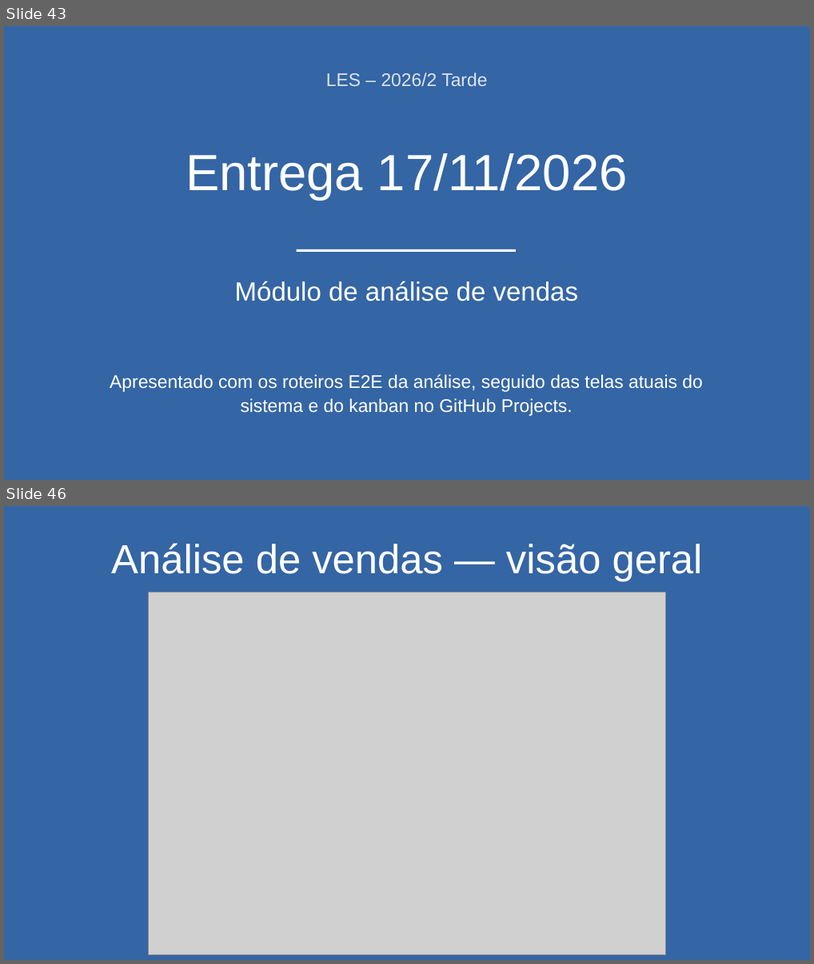
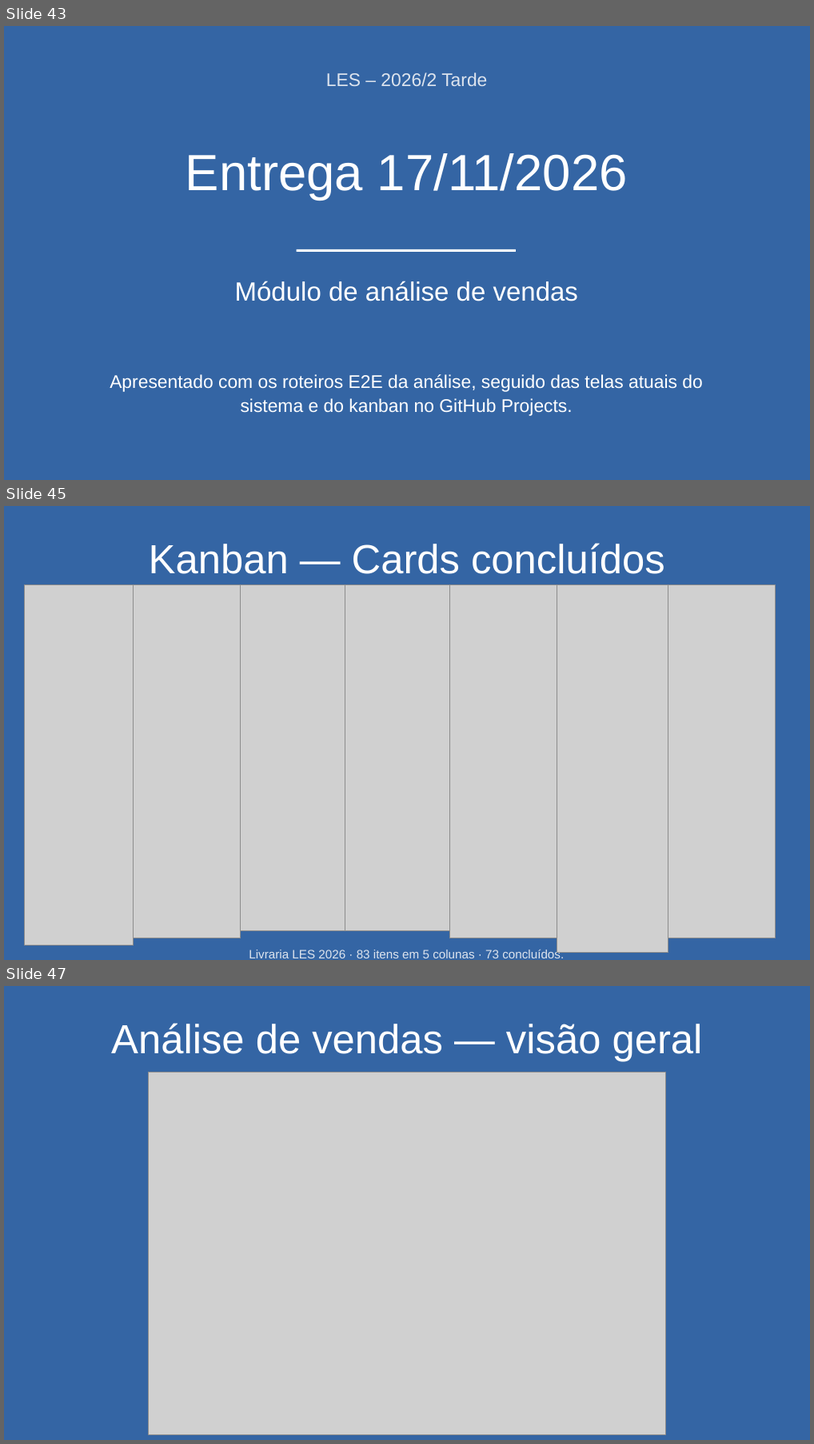
Before and after one commit to matheuskkg/les, a slide deck: docs/entregas/pptxs/17-11/17-11.pptx. Shown one above the other, each under a label of ours: slides 43 and 46 before the commit, slides 43, 45 and 47 after it; the slides between them are not shown. The pictures are 814x964 and 814x1444 pixels, drawn with LibreOffice and Linux fonts; fonts in the diff are those of the drawing; grey boxes stand for pictures. Boxes give left, top, right and bottom in pixels: in the first picture for what was removed or moved away, otherwise in the second. Text is boxed around its words. In the diff, an @@ line names an element or a change of style, - is before the commit and + after.

```diff
--- a/docs/entregas/pptxs/17-11/17-11.pptx
+++ b/docs/entregas/pptxs/17-11/17-11.pptx
@@ slide 45 added at (4,506,810,960), background #3465A4 @@
@@ text added at (149,543,666,574), 40 pt, text #FFFFFF @@
+Kanban — Cards concluídos
@@ picture added at (25,585,134,945) @@
@@ picture added at (134,585,240,938) @@
@@ picture added at (240,585,345,931) @@
@@ picture added at (345,585,450,931) @@
@@ picture added at (450,585,558,938) @@
@@ picture added at (558,585,669,952) @@
@@ picture added at (669,585,775,938) @@
@@ text added at (249,948,564,958), 12 pt, text #DDE4EE @@
+Livraria LES 2026 · 83 itens em 5 colunas · 73 concluídos.
@@ what was slide 46 is now slide 47 @@
```
Also in this commit, not shown: 3 slides changed, 1 other slide added.
